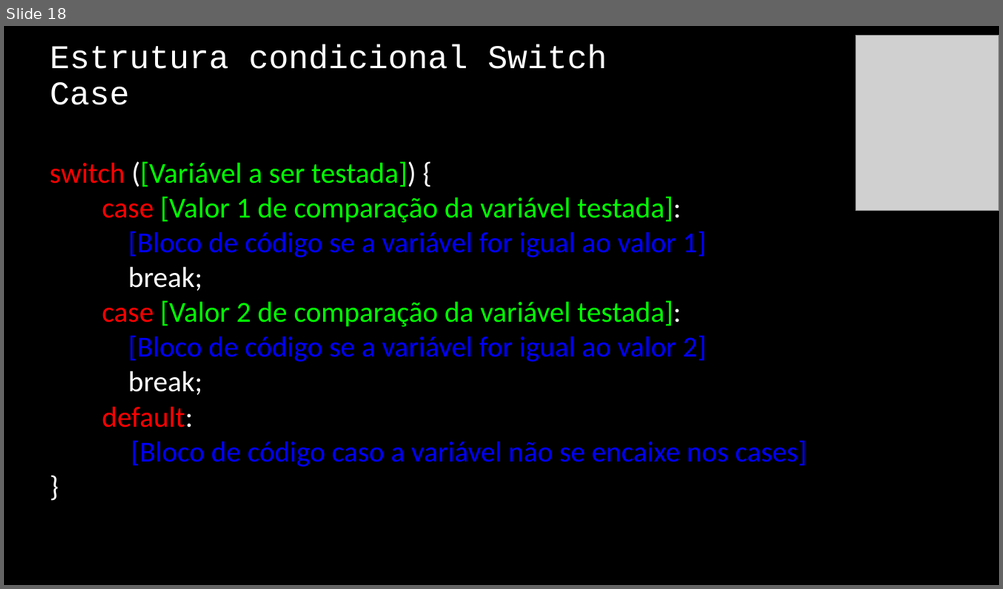
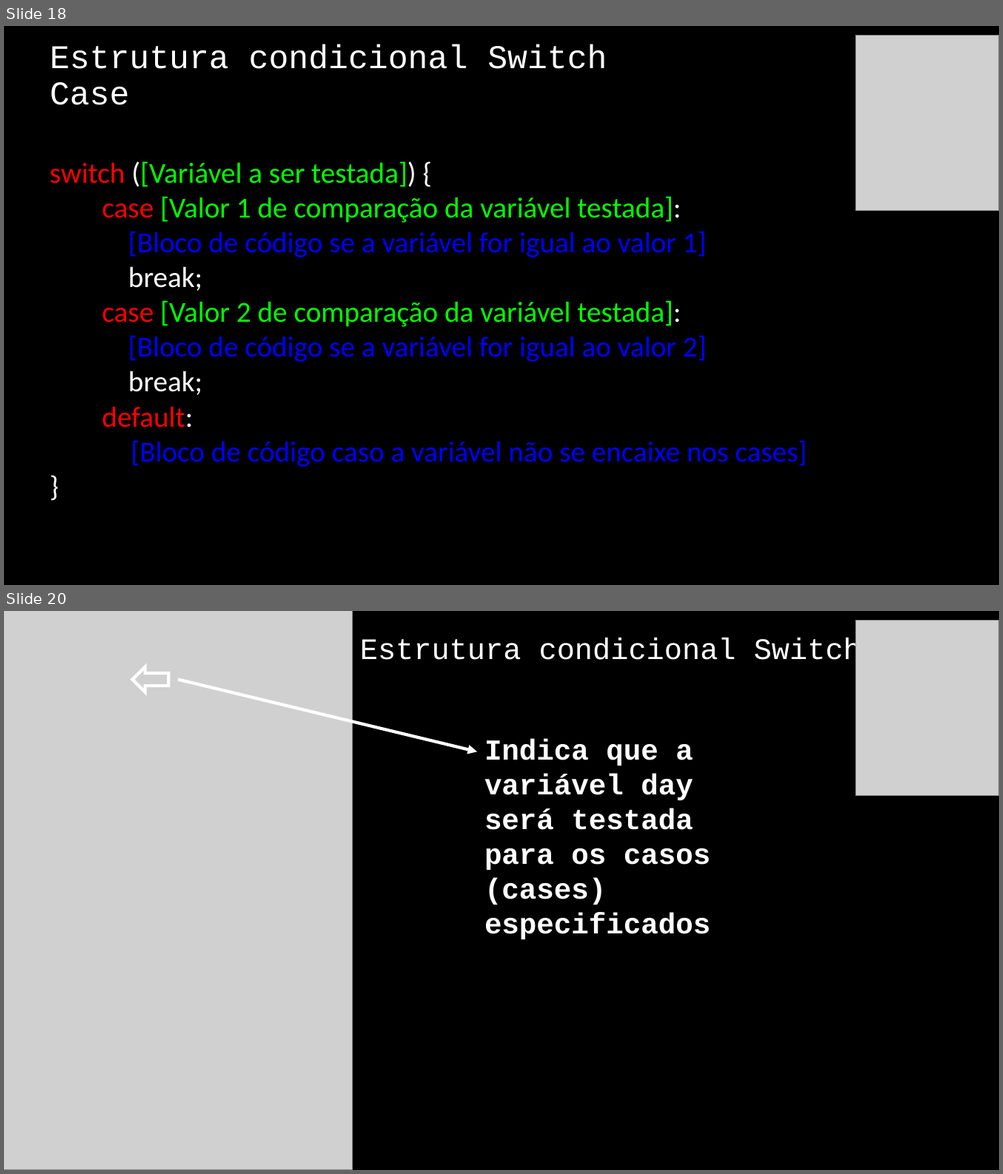
Before and after one commit to jrdutra/algoritmos, a slide deck: material_de_apoio/resumo_pratico.pptx. Shown one above the other, each under a label of ours: slide 18 before the commit, slides 18 and 20 after it; the slides between them are not shown. The pictures are 1003x589 and 1003x1174 pixels, drawn with LibreOffice and Linux fonts; fonts in the diff are those of the drawing; grey boxes stand for pictures. Boxes give left, top, right and bottom in pixels: in the first picture for what was removed or moved away, otherwise in the second. Text is boxed around its words. In the diff, an @@ line names an element or a change of style, - is before the commit and + after.

```diff
--- a/material_de_apoio/resumo_pratico.pptx
+++ b/material_de_apoio/resumo_pratico.pptx
@@ slide 20 added at <box>4,611,999,1170</box>, background #000000 @@
@@ picture added at <box>4,611,352,1170</box> @@
@@ picture added at <box>856,620,999,796</box> @@
@@ title added at <box>360,638,861,668</box>, 28.8 pt, text #FFFFFF @@
+Estrutura condicional Switch Case
@@ down arrow added at <box>132,667,168,692</box>, outline #FFFFFF 3 pt @@
@@ arrow added from (178, 680) to (477, 752), #FFFFFF 3 pt @@
@@ text added at <box>484,738,710,905</box>, 28 pt, text #FFFFFF, bold @@
+Indica que a variável day será testada para os casos (cases) especificados
```
Also in this commit, not shown: 2 slides changed, 16 other slides added.
